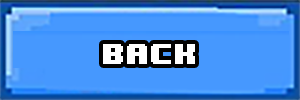
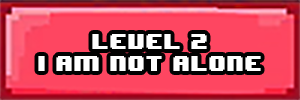
Revision of a layered w=300, h=100 image; what changed, layer by layer:
renamed "back" to "Level 2 I am not alone", painted on it over (x1=38, y1=34, x2=261, y2=71)
hid "Layer 4" over (x1=0, y1=0, x2=300, y2=100)
